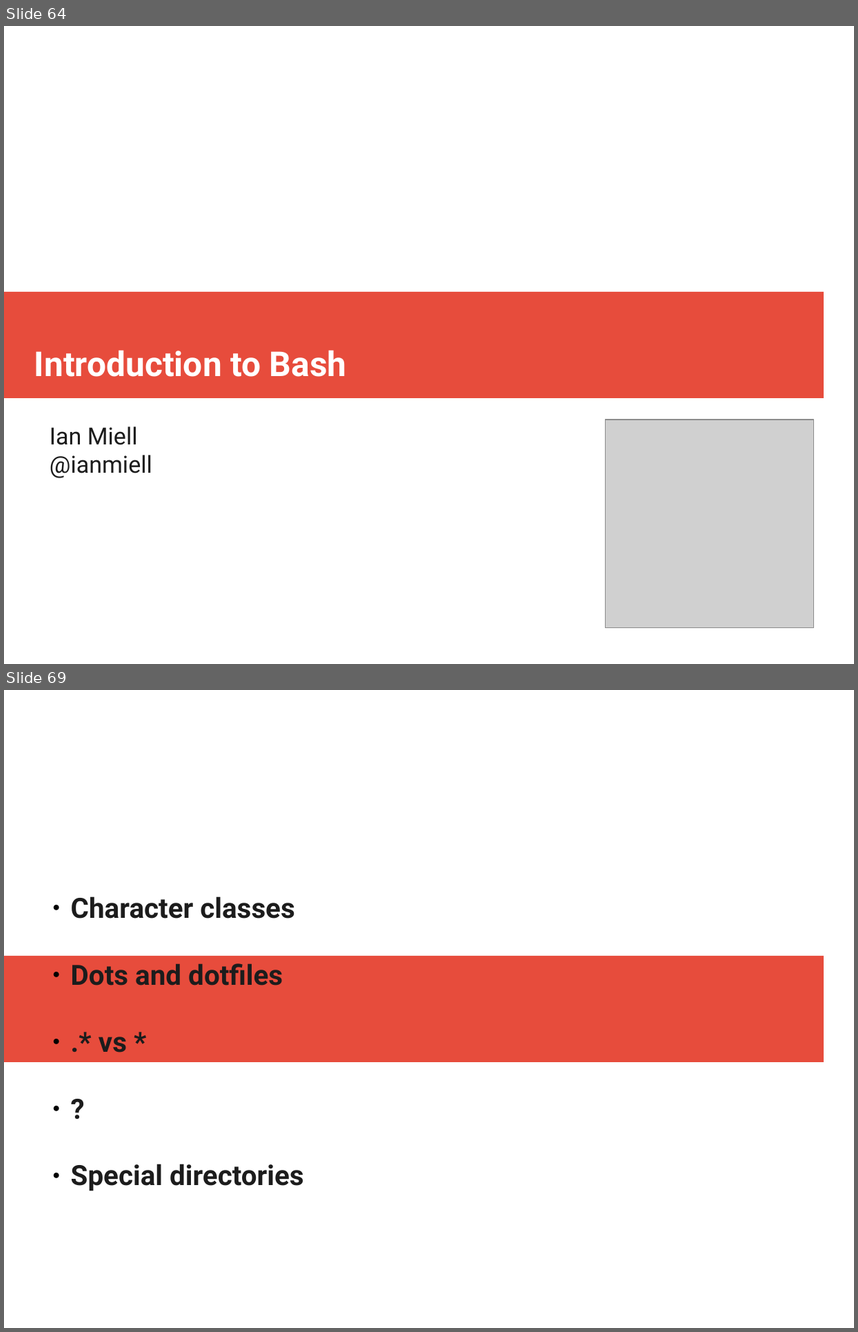
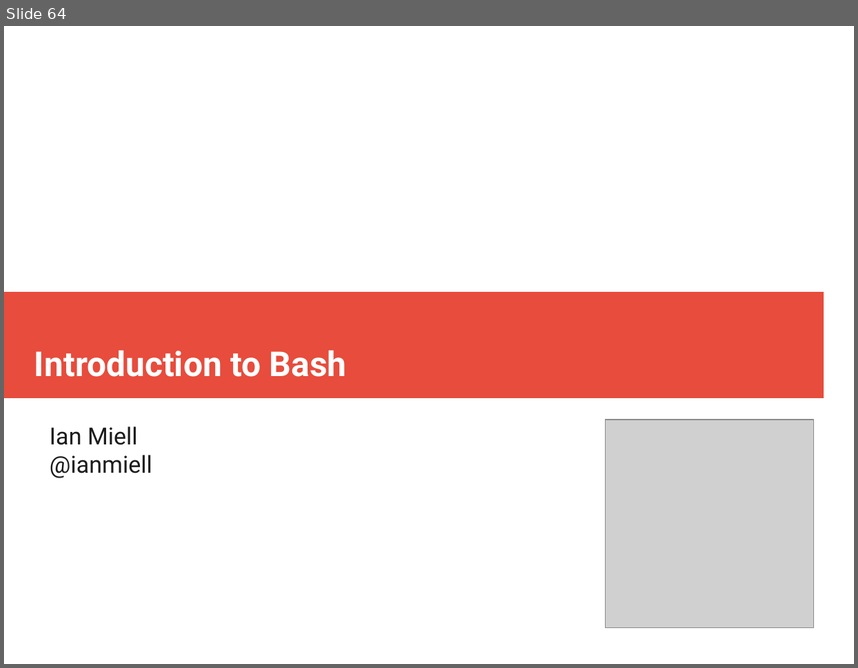
Before and after one commit to ianmiell/introduction-to-bash, a slide deck: slides/introduction_to_bash.pptx. Shown one above the other, each under a label of ours: slides 64 and 69 before the commit, slide 64 after it; the slides between them are not shown. The pictures are 858x1332 and 858x668 pixels, drawn with LibreOffice and Linux fonts; fonts in the diff are those of the drawing; grey boxes stand for pictures. Boxes give left, top, right and bottom in pixels: in the first picture for what was removed or moved away, otherwise in the second. Text is boxed around its words. In the diff, an @@ line names an element or a change of style, - is before the commit and + after.

```diff
--- a/slides/introduction_to_bash.pptx
+++ b/slides/introduction_to_bash.pptx
@@ slide 69 removed at box(4, 690, 854, 1328), background #FFFFFF; not listed: 1 template element that a slide beside it also shows @@
@@ text removed at box(71, 896, 304, 1191) @@
-  ● Character classes
-  ● Dots and dotfiles
-  ● .* vs *
-  ● ?
-  ● Special directories
```
Also in this commit, not shown: 27 other slides removed, 1 other file.
